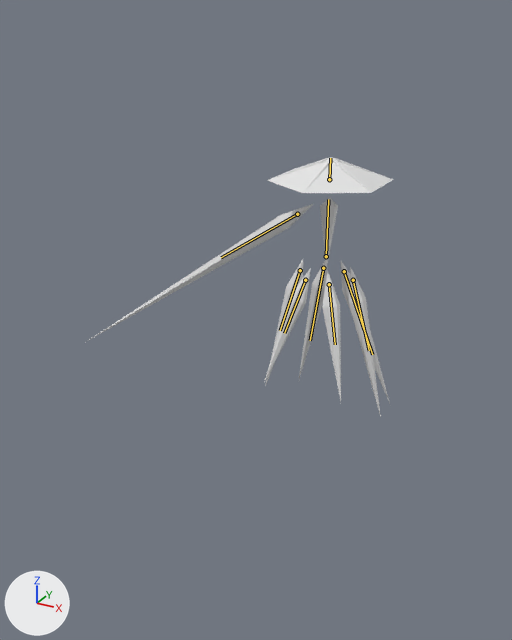
The Blender file Enemies/ClarityDressShards.blend, before and after one commit.
Camera for both pictures: a 50 mm lens placed at (29.8, -70.8, 30.1), pointed at (-9.4, 0.4, -5.5). Lighting does not change. The marker at lower left points along +X, +Y and +Z. The picture after the commit comes second. The bones that bend it are drawn over the model as lines.

Objects in the first picture: 'Arm', 'BackLeft', 'BackRight', 'Center', 'FrontLeft', 'FrontRight', 'Hat', 'MiddleLeft', 'MiddleRight'.
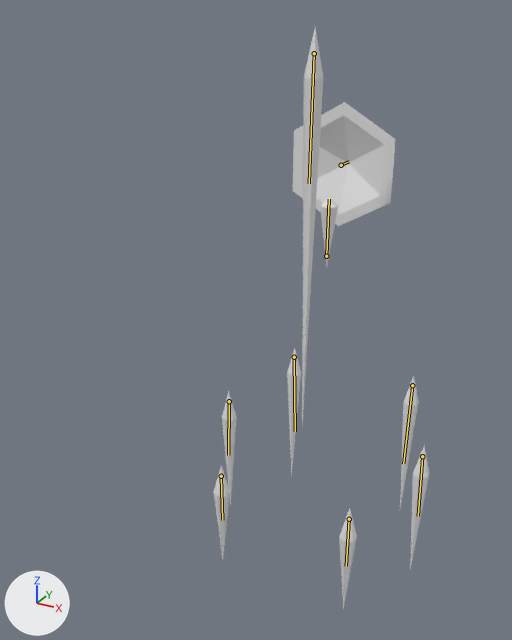
Commit message: Clarity Dress Shards Have RegenShards
Appended RegenShards from Clarity to ClarityDressShards

The newer file adds an action. The first version stands in its rest pose; the second is drawn at frame 150 of the action 'RegenShards'.

Location of each change, [x1, y1, x2, y2] in pixels of the pictures (512 x 640 px):
'Hat', posed (18% narrower, 238% taller): before [267, 157, 393, 193]; after [293, 102, 396, 226]
'Arm', posed (90% narrower, 187% taller): before [86, 204, 313, 342]; after [302, 28, 323, 426]
'MiddleLeft', posed (36% narrower, 18% shorter): before [349, 266, 381, 417]; after [410, 446, 430, 570]
'FrontLeft', posed (23% shorter): before [322, 271, 341, 401]; after [339, 509, 357, 609]
'FrontRight', posed (65% narrower, 18% shorter): before [264, 268, 311, 382]; after [214, 466, 230, 559]
'BackRight', posed (50% narrower): before [298, 260, 327, 382]; after [287, 348, 301, 475]
'BackLeft', posed (60% narrower, 7% shorter): before [341, 261, 390, 404]; after [400, 376, 419, 509]
'MiddleRight', posed (62% narrower, 10% shorter): before [265, 259, 303, 386]; after [222, 391, 236, 505]
'Center', posed: before [320, 197, 338, 269]; after [320, 197, 338, 267]
bone 'Hat', root to tip: before (329, 179) to (330, 158); after (341, 165) to (349, 161)
bone 'Arm', root to tip: before (297, 214) to (221, 257); after (314, 53) to (309, 183)
bone 'Middle.L', root to tip: before (353, 280) to (369, 350); after (422, 456) to (418, 516)
bone 'Front.L', root to tip: before (329, 284) to (335, 344); after (349, 519) to (346, 566)
bone 'Back.L', root to tip: before (344, 271) to (372, 354); after (412, 385) to (403, 463)
bone 'Middle.R', root to tip: before (300, 270) to (280, 330); after (229, 401) to (228, 455)
bone 'Front.R', root to tip: before (305, 280) to (284, 333); after (221, 476) to (222, 520)
bone 'Back.R', root to tip: before (323, 268) to (310, 340); after (294, 357) to (295, 431)

Patch to the scene script:
```diff
--- a/Enemies/ClarityDressShards.blend.py
+++ b/Enemies/ClarityDressShards.blend.py
@@ bone_hat @@
 bone_hat = bpy.data.objects['Armature'].pose.bones['Hat']  # child of 'Center'
-bone_hat.location = (0.0, 0.0, 0.0)
-bone_hat.rotation_quaternion = (1.0, 0.0, 0.0, 0.0)  # degrees (0, 0, 0)
+bone_hat.location = (0.0, 1.0, -3.09)
+bone_hat.rotation_quaternion = (0.707, -0.707, 0.0, 0.0)  # degrees (-90, 0, 0)
@@ bone_arm @@
 bone_arm = bpy.data.objects['Armature'].pose.bones['Arm']  # child of 'Center'
-bone_arm.location = (0.0, 0.0, 0.0)
-bone_arm.rotation_quaternion = (1.0, 0.0, 0.0, 0.0)  # degrees (0, 0, 0)
+bone_arm.location = (12.32, -12.7, 5.17)
+bone_arm.rotation_quaternion = (0.595, 0.359, -0.649, 0.309)  # degrees (-15, -96, 72)
@@ bone_middle_l @@
 bone_middle_l = bpy.data.objects['Armature'].pose.bones['Middle.L']
-bone_middle_l.location = (0.0, 0.0, 0.0)
-bone_middle_l.rotation_quaternion = (1.0, 0.0, 0.0, 0.0)  # degrees (0, 0, 0)
+bone_middle_l.location = (-3.66, 22.28, 0.07)
+bone_middle_l.rotation_quaternion = (0.991, 0.001, 0.001, -0.131)  # degrees (0, 0, -15)
@@ bone_front_l @@
 bone_front_l = bpy.data.objects['Armature'].pose.bones['Front.L']
-bone_front_l.location = (0.0, 0.0, 0.0)
-bone_front_l.rotation_quaternion = (1.0, 0.0, 0.0, 0.0)  # degrees (0, 0, 0)
+bone_front_l.location = (-0.35, 26.08, 1.42)
+bone_front_l.rotation_quaternion = (0.983, -0.115, 0.032, -0.139)  # degrees (-14, 2, -16)
@@ bone_back_l @@
 bone_back_l = bpy.data.objects['Armature'].pose.bones['Back.L']
-bone_back_l.location = (0.0, 0.0, 0.0)
-bone_back_l.rotation_quaternion = (1.0, 0.0, 0.0, 0.0)  # degrees (0, 0, 0)
+bone_back_l.location = (-2.77, 19.59, -2.32)
+bone_back_l.rotation_quaternion = (0.983, 0.12, -0.01, -0.139)  # degrees (14, 1, -16)
@@ bone_middle_r @@
 bone_middle_r = bpy.data.objects['Armature'].pose.bones['Middle.R']
-bone_middle_r.location = (0.0, 0.0, 0.0)
-bone_middle_r.rotation_quaternion = (1.0, 0.0, 0.0, 0.0)  # degrees (0, 0, 0)
+bone_middle_r.location = (3.66, 22.28, 0.07)
+bone_middle_r.rotation_quaternion = (0.991, 0.001, -0.001, 0.131)  # degrees (0, 0, 15)
@@ bone_front_r @@
 bone_front_r = bpy.data.objects['Armature'].pose.bones['Front.R']
-bone_front_r.location = (0.0, 0.0, 0.0)
-bone_front_r.rotation_quaternion = (1.0, 0.0, 0.0, 0.0)  # degrees (0, 0, 0)
+bone_front_r.location = (0.35, 26.08, 1.42)
+bone_front_r.rotation_quaternion = (0.983, -0.115, -0.032, 0.139)  # degrees (-14, -2, 16)
@@ bone_back_r @@
 bone_back_r = bpy.data.objects['Armature'].pose.bones['Back.R']
-bone_back_r.location = (0.0, 0.0, 0.0)
-bone_back_r.rotation_quaternion = (1.0, 0.0, 0.0, 0.0)  # degrees (0, 0, 0)
+bone_back_r.location = (2.77, 19.59, -2.32)
+bone_back_r.rotation_quaternion = (0.983, 0.12, 0.01, 0.139)  # degrees (14, -1, 16)
```
